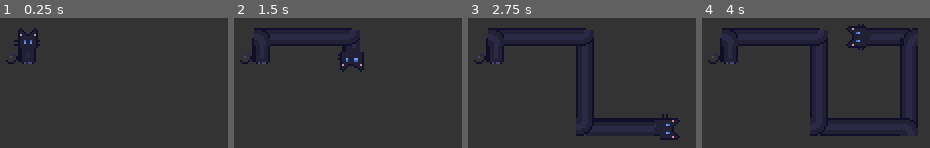
Above: before the commit, frames 1-4 (left to right).
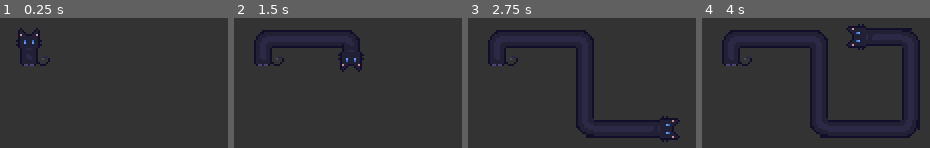
Above: after the commit, the same moments.

Repository: RecorderYvaine/loooong_cat
Game: Godot game, scene res://src/Main.tscn
The game is run twice, just before and just after one commit, with the same random seed, the same clock (stepped at 60 frames per second) and the same inputs.
Inputs:
- Up to frame 1 (0.25 s): no input
- Up to frame 2 (1.5 s): tap Enter at 0.5 s; hold Right (ui_right) 0.53-1.28 s; hold Down (ui_down) from 1.28 s (still down)
- Up to frame 3 (2.75 s): release Down (ui_down) at 2.03 s; hold Right (ui_right) from 2.03 s (still down)
- Up to frame 4 (4 s): release Right (ui_right) at 2.78 s; hold Up (ui_up) 2.78-3.53 s; hold Left (ui_left) from 3.53 s (still down)

The runs differ from the first frame. In frame 1, 0.8% of the frame differs, in the area x 2-22%, y 7-37%; in frame 2, 2.1%; in frame 3, 3.0%; in frame 4, 4.5%, in the area x 2-96%, y 7-93%.

Commit message:
fix: invert flip logic for corner turns, attach tail to the right side, and enable 2d transform snapping to prevent middle body outline tearing

Diff:
--- a/project.godot
+++ b/project.godot
@@ -26,3 +26,5 @@
 [rendering]
 
 textures/canvas_textures/default_texture_filter=0
+2d/snap/snap_2d_transforms_to_pixel=true
+2d/snap/snap_2d_vertices_to_pixel=true
--- a/src/cat/LongCat.gd
+++ b/src/cat/LongCat.gd
@@ -27,7 +27,7 @@
     current_dir = Vector2.UP
 
     bottom_sprite.position = path[0]
-    tail_sprite.position = bottom_sprite.position + Vector2(-7.5, 0)
+    tail_sprite.position = bottom_sprite.position + Vector2(7.5, 0)
     update_visuals()
 
 func _process(delta: float) -> void:
@@ -99,9 +99,9 @@
 
             # 使用水平翻转来区分顺时针和逆时针
             if cross > 0:
-                turn_sprite.flip_h = true # 顺时针翻转
+                turn_sprite.flip_h = false # 顺时针不翻转 (原生图是CW)
             else:
-                turn_sprite.flip_h = false # 逆时针不翻转
+                turn_sprite.flip_h = true # 逆时针翻转
 
             turn_sprite.hframes = 7
             turn_sprite.position = head_pos
Binary file added: issue2.png
Not shown, added: issue2.png.import
Not shown, added: dump_middle.py
Not shown, added: dump_middle_colors.py
Not shown, added: dump_turn.py
